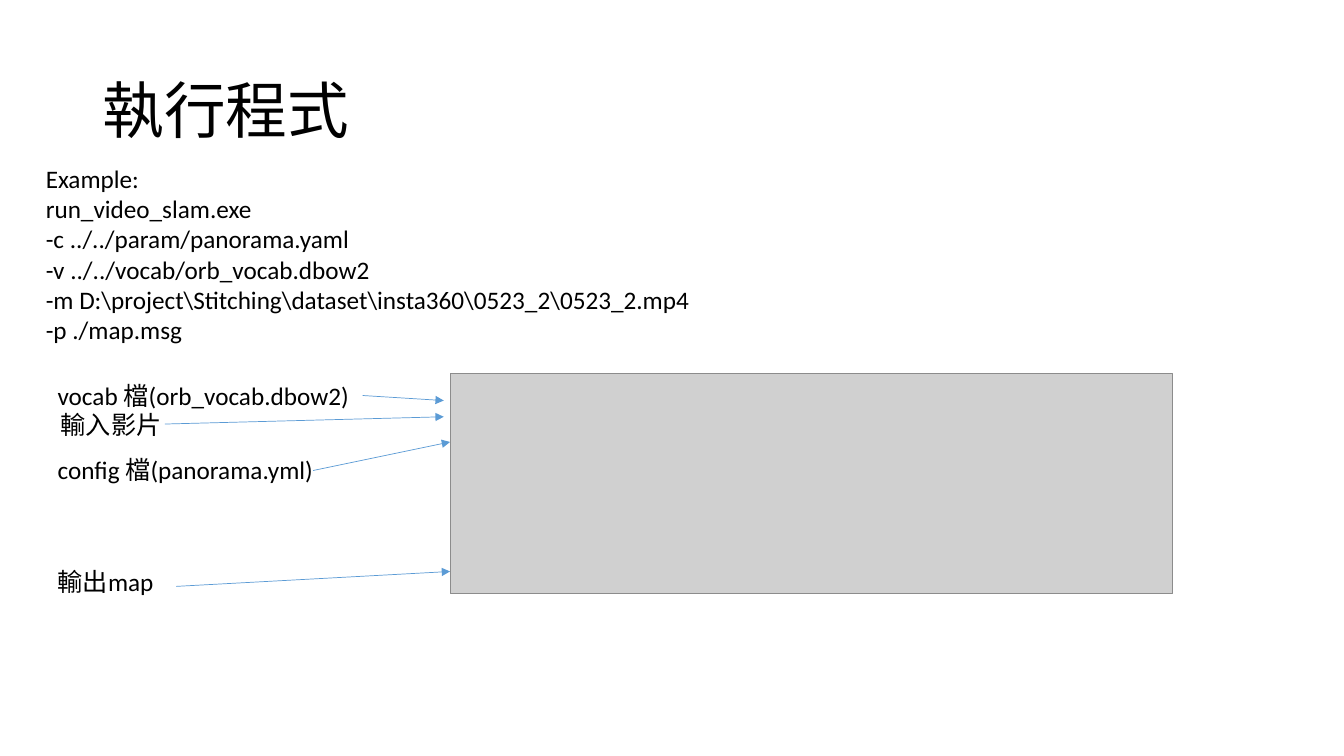
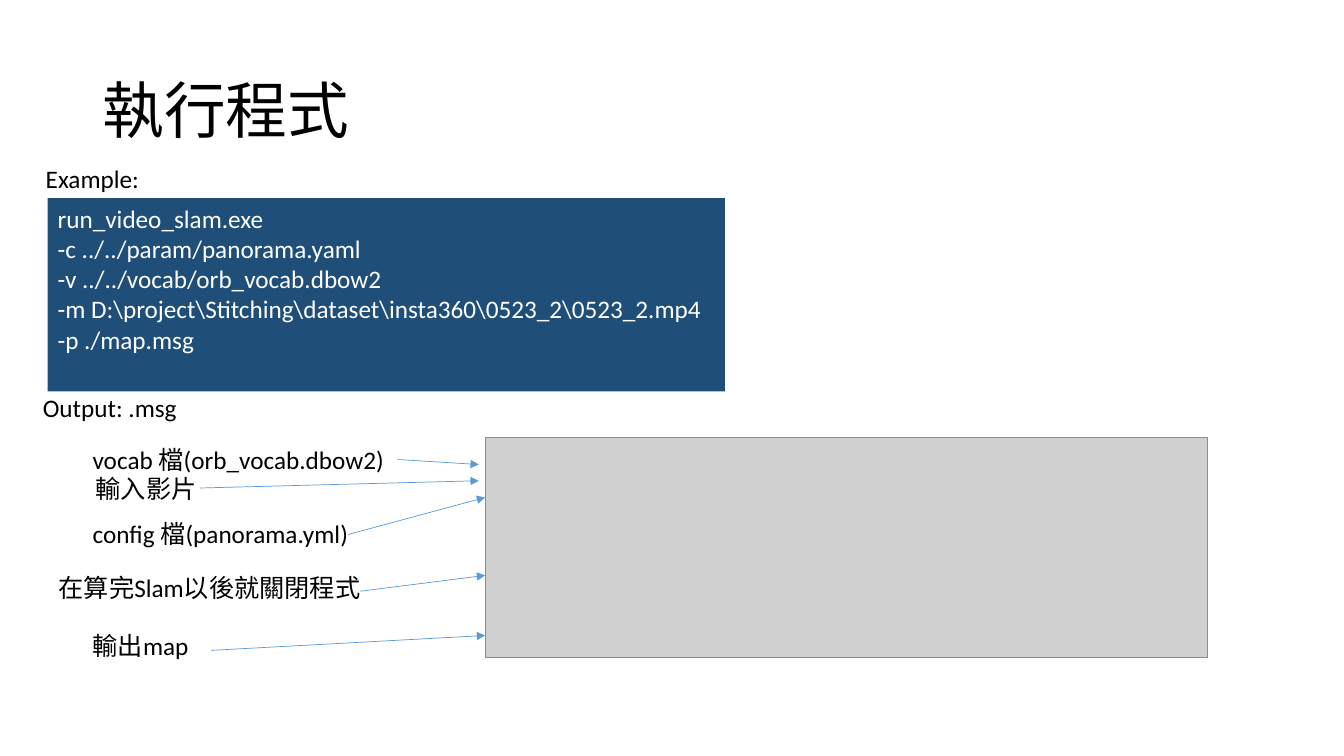
Before and after one commit to dada97/MeshReconstruction_SLAM, a slide deck: slide 20 of 說明文件.pptx (slide 16 before the commit). Drawn at 1344x756 pixels with LibreOffice and Linux fonts; fonts in the diff are those of the drawing; grey boxes stand for pictures; background and template pictures are left out. Boxes give left, top, right and bottom in pixels: in the first picture for what was removed or moved away, otherwise in the second. Text is boxed around its words. In the diff, an @@ line names an element or a change of style, - is before the commit and + after.

```diff
--- a/說明文件.pptx
+++ b/說明文件.pptx
@@ rectangle "run_video_slam.exe": place and size @@
-rectangle "run_video_slam.exe" at bbox=[46, 170, 688, 344]
+rectangle "run_video_slam.exe" at bbox=[47, 199, 725, 392]
@@ rectangle "run_video_slam.exe" at bbox=[47, 199, 725, 392]: text colour #000000 to #FFFFFF; fill none to #1F4E79 @@
@@ text added at bbox=[43, 400, 176, 422], 18 pt, text #000000 @@
+Output: .msg
@@ 4 texts, 3 arrows, 1 picture: place and size @@
-4 texts, 3 arrows, 1 picture at bbox=[58, 373, 1174, 595]
+4 texts, 3 arrows, 1 picture at bbox=[93, 438, 1208, 659]
@@ arrow moved from (314, 471) - (451, 442) to (348, 534) - (485, 498) @@
@@ text added at bbox=[59, 575, 361, 599], 18 pt, text #000000 @@
+在算完Slam以後就關閉程式
@@ arrow added from (361, 592) to (485, 576), #5B9BD5 0.5 pt @@
```
Also in this commit, not shown: 4 other slides changed, 3 slides added, 3 slides removed, 3 other files.
